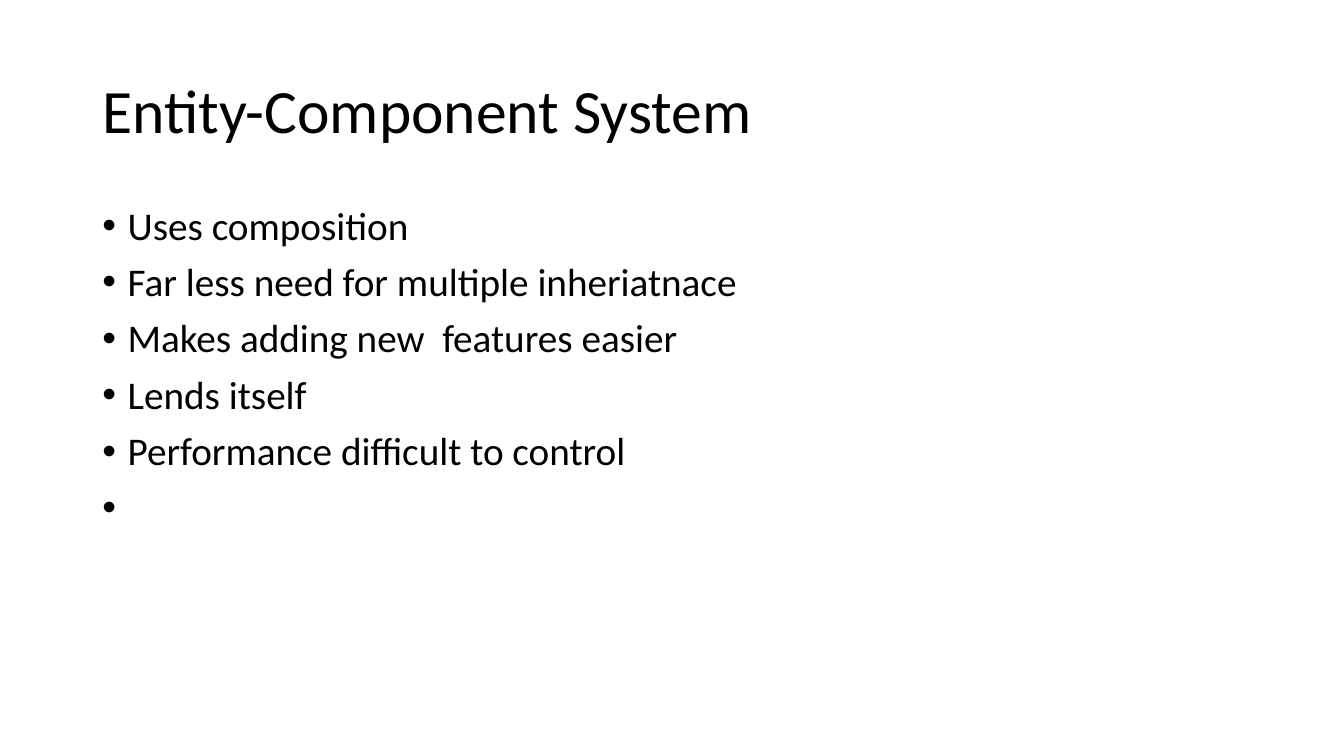
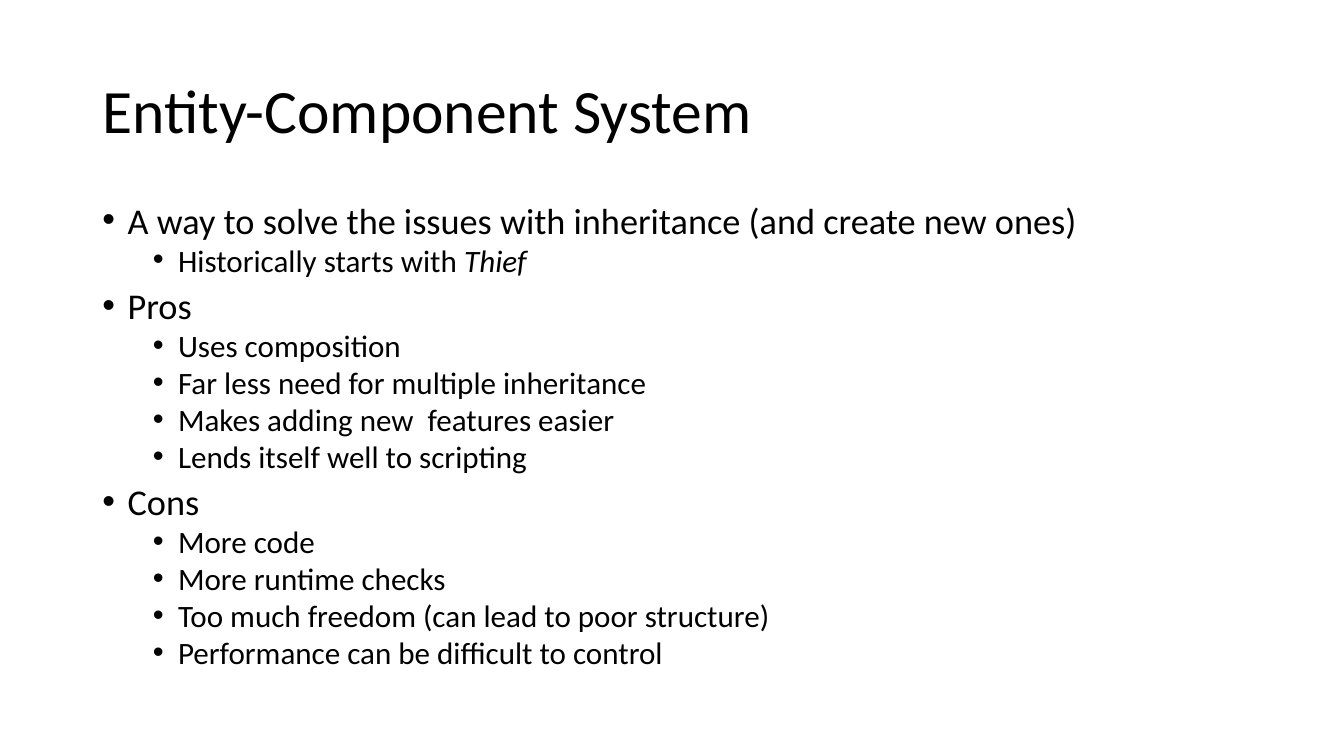
Before and after one commit to enci/Osmium, a slide deck: slide 5 of Examples/Presentations/Gameplay Support.pptx. Drawn at 1344x756 pixels with LibreOffice and Linux fonts; fonts in the diff are those of the drawing. Boxes give left, top, right and bottom in pixels: in the first picture for what was removed or moved away, otherwise in the second. Text is boxed around its words. In the diff, an @@ line names an element or a change of style, - is before the commit and + after.

Commit message:
Presentation
Slides added

```diff
--- a/Examples/Presentations/Gameplay Support.pptx
+++ b/Examples/Presentations/Gameplay Support.pptx
@@ text at bbox=[128, 207, 1076, 320]: paragraphs added @@
+• A way to solve the issues with inheritance (and create new ones)
+  • Historically starts with Thief
+• Pros
@@ text at bbox=[178, 335, 614, 437]: size 28 to 22.2 pt in "Uses composition", "Makes adding new features easier"; list level 1 to 2 in "Uses composition"; line spacing 0.9 to 0.8; list level 1 to 2 in "Makes adding new features easier" @@
@@ text at bbox=[178, 372, 646, 399]: text changed; size 28 to 22.2 pt @@
-• Far less need for multiple inheriatnace
+  • Far less need for multiple inheritance
@@ text at bbox=[128, 446, 769, 665]: text changed; size 28 to 22.2 pt @@
-• Lends itself
-• Performance difficult to control
+  • Lends itself well to scripting
+• Cons
+  • More code
+  • More runtime checks
+  • Too much freedom (can lead to poor structure)
+  • Performance can be difficult to control
```
Also in this commit, not shown: 5 other slides changed, 3 slides added.
